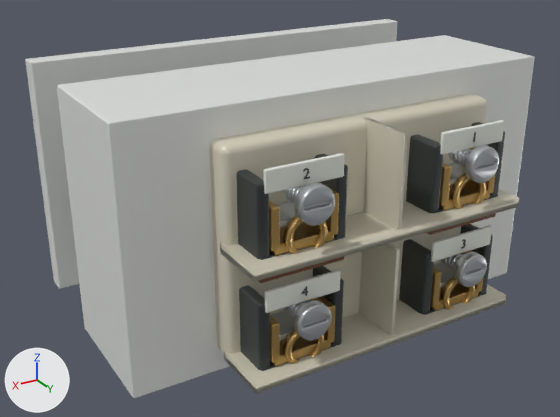
Renders of the glTF model lab/public/models/junction_default.glb from each side of a commit.
One viewpoint serves both versions: a 50 mm lens placed at (0.623, 0.972, 0.779), pointed at (0.029, -0.02, 0.283). Lighting does not change. The marker at lower left points along +X, +Y and +Z. The picture after the commit comes second. Where no turn or scale is listed for an object, it has been applied to the vertices. Vertices at exactly the same position are counted once.

Before the edit, the objects in view are built like this:
```python
ob_detail_terminal_clamp_4___detail_moulded_engineering_polymer = bpy.data.objects.new('detail:terminal-clamp:4 · Detail moulded engineering polymer', me_cube_029)
ob_detail_terminal_clamp_4___detail_moulded_engineering_polymer.parent = ob_detail_terminal_clamp_4
ob_detail_terminal_clamp_4___detail_moulded_engineering_polymer.location = (0.0, -0.025, -0.052)
ob_moulded_terminal_legend_pad = bpy.data.objects.new('Moulded terminal legend pad', me_cube_040)
ob_moulded_terminal_legend_pad.location = (-0.138, 0.223, 0.444)
ob_moulded_terminal_legend_pad_001 = bpy.data.objects.new('Moulded terminal legend pad.001', me_cube_041)
ob_moulded_terminal_legend_pad_001.location = (0.138, 0.223, 0.444)
ob_moulded_terminal_legend_pad_002 = bpy.data.objects.new('Moulded terminal legend pad.002', me_cube_042)
ob_moulded_terminal_legend_pad_002.location = (-0.138, 0.223, 0.28)
ob_moulded_terminal_legend_pad_003 = bpy.data.objects.new('Moulded terminal legend pad.003', me_cube_043)
ob_moulded_terminal_legend_pad_003.location = (0.138, 0.223, 0.28)
ob_part_terminals___original_5a609f27 = bpy.data.objects.new('part:terminals · Original 5a609f27', me_recipe_mesh_006)
ob_part_terminals___original_5a609f27.location = (0.0, 0.127, 0.319)
ob_terminal_1 = bpy.data.objects.new('terminal:1', None)
ob_terminal_1.parent = ob_part_terminals
ob_terminal_1.location = (-0.138, 0.362, -0.222)
ob_terminal_1.rotation_euler = (0.0, -3.142, 0.0)  # degrees (0, -180, 0)
ob_terminal_2 = bpy.data.objects.new('terminal:2', None)
ob_terminal_2.parent = ob_part_terminals
ob_terminal_2.location = (0.138, 0.362, -0.222)
ob_terminal_2.rotation_euler = (0.0, -3.142, 0.0)  # degrees (0, -180, 0)
ob_terminal_3 = bpy.data.objects.new('terminal:3', None)
ob_terminal_3.parent = ob_part_terminals
ob_terminal_3.location = (-0.138, 0.198, -0.222)
ob_terminal_3.rotation_euler = (0.0, -3.142, 0.0)  # degrees (0, -180, 0)
# also in view: 'detail:terminal-clamp:1 · Detail zinc plated fixing' at (-0.138, 0.205, 0.406); 'detail:terminal-clamp:3 · Detail machined brass' at (-0.138, 0.191, 0.206); 'node-2' at (0.0, 0.028, 0.323); 'detail:terminal-clamp:4 · Detail zinc plated fixing' at (0.138, 0.205, 0.242); 'detail:terminal-clamp:3 · Detail moulded engineering polymer' at (-0.138, 0.168, 0.221)
```
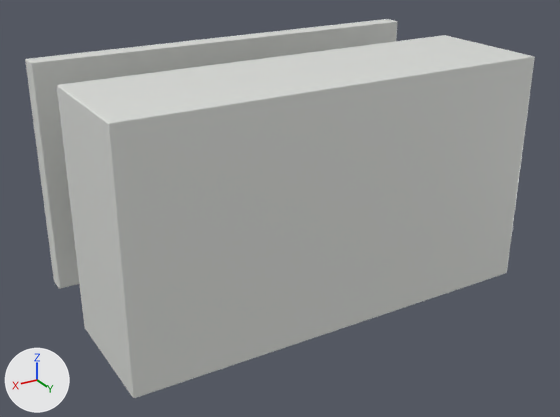
ob_terminal_1 is not drawn itself; it is the parent of ob_detail_terminal_clamp_1, ob_mark_1.
ob_terminal_2 is not drawn itself; it is the parent of ob_detail_terminal_clamp_2, ob_mark_2.
ob_terminal_3 is not drawn itself; it is the parent of ob_detail_terminal_clamp_3, ob_mark_3.
ob_terminal_4 is not drawn itself; it is the parent of ob_detail_terminal_clamp_4, ob_mark_4.

Where the newer file only moved an object's origin or applied its transform, the numbers keep the older frame.

The edits, one by one:
me_cube_040 is used by ob_moulded_terminal_legend_pad; location (-0.138, 0.223, 0.444).
me_cube_040 had 96 vertices, 188 faces and spanned x -0.0575..0.0575, y -0.003..0.003, z -0.0155..0.0155.
me_cube_040 now has 96 vertices, 188 faces and spans x -0.0725..0.0725, y -0.3444..-0.3384, z -0.019..0.019.
me_cube_040 part 1: 96 of 96 vertices moved; they spanned x -0.0575..0.0575, y -0.003..0.003, z -0.0155..0.0155 and now span x -0.0725..0.0725, y -0.3444..-0.3384, z -0.019..0.019; mean shift (0.0, -0.3414, 0.0).
me_cube_041 is used by ob_moulded_terminal_legend_pad_001; location (0.138, 0.223, 0.444).
me_cube_041 had 96 vertices, 188 faces and spanned x -0.0575..0.0575, y -0.003..0.003, z -0.0155..0.0155.
me_cube_041 now has 96 vertices, 188 faces and spans x -0.0725..0.0725, y -0.3444..-0.3384, z -0.019..0.019.
me_cube_041 part 2: 96 of 96 vertices moved; they spanned x -0.0575..0.0575, y -0.003..0.003, z -0.0155..0.0155 and now span x -0.0725..0.0725, y -0.3444..-0.3384, z -0.019..0.019; mean shift (0.0, -0.3414, 0.0).
me_cube_042 is used by ob_moulded_terminal_legend_pad_002; location (-0.138, 0.223, 0.28).
me_cube_042 had 96 vertices, 188 faces and spanned x -0.0575..0.0575, y -0.003..0.003, z -0.0155..0.0155.
me_cube_042 now has 96 vertices, 188 faces and spans x -0.0725..0.0725, y -0.3444..-0.3384, z -0.019..0.019.
me_cube_042 part 3: 96 of 96 vertices moved; they spanned x -0.0575..0.0575, y -0.003..0.003, z -0.0155..0.0155 and now span x -0.0725..0.0725, y -0.3444..-0.3384, z -0.019..0.019; mean shift (0.0, -0.3414, 0.0).
me_cube_043 is used by ob_moulded_terminal_legend_pad_003; location (0.138, 0.223, 0.28).
me_cube_043 had 96 vertices, 188 faces and spanned x -0.0575..0.0575, y -0.003..0.003, z -0.0155..0.0155.
me_cube_043 now has 96 vertices, 188 faces and spans x -0.0725..0.0725, y -0.3444..-0.3384, z -0.019..0.019.
me_cube_043 part 4: 96 of 96 vertices moved; they spanned x -0.0575..0.0575, y -0.003..0.003, z -0.0155..0.0155 and now span x -0.0725..0.0725, y -0.3444..-0.3384, z -0.019..0.019; mean shift (0.0, -0.3414, 0.0).
Object 'part:terminals · Original 5a609f27' (ob_part_terminals___original_5a609f27) is deleted.
Object 'terminal:1' (ob_terminal_1) turns from (0, -180, 0) to (0, 0, 0) degrees about x, y and z.
Object 'terminal:1' (ob_terminal_1) moves from (-0.138, 0.362, -0.222) to (-0.138, 0.362, 0.118).
Object 'terminal:2' (ob_terminal_2) turns from (0, -180, 0) to (0, 0, 0) degrees about x, y and z.
Object 'terminal:2' (ob_terminal_2) moves from (0.138, 0.362, -0.222) to (0.138, 0.362, 0.118).
Object 'terminal:3' (ob_terminal_3) turns from (0, -180, 0) to (0, 0, 0) degrees about x, y and z.
Object 'terminal:3' (ob_terminal_3) moves from (-0.138, 0.198, -0.222) to (-0.138, 0.198, 0.118).
Object 'terminal:4' (ob_terminal_4) turns from (0, -180, 0) to (0, 0, 0) degrees about x, y and z.
Object 'terminal:4' (ob_terminal_4) moves from (0.138, 0.198, -0.222) to (0.138, 0.198, 0.118).

Boxes [x1, y1, x2, y2] around the edits, measured in the pictures (560 x 417 px):
'part:terminals · Original 5a609f27', deleted (pale yellow): before [210, 94, 519, 394]
'detail:terminal-clamp:2 · Detail moulded engineering polymer', moved, turned (not visible afterwards): before [236, 154, 348, 260]
'detail:terminal-clamp:4 · Detail moulded engineering polymer', moved, turned (not visible afterwards): before [239, 266, 344, 371]
'detail:terminal-clamp:1 · Detail moulded engineering polymer', moved, turned (not visible afterwards): before [406, 122, 505, 214]
'detail:terminal-clamp:3 · Detail moulded engineering polymer', moved, turned (not visible afterwards): before [399, 224, 493, 315]
'detail:terminal-clamp:2 · Detail machined brass', moved, turned (not visible afterwards): before [269, 182, 339, 256]
'Moulded terminal legend pad.001', reshaped (not visible afterwards): before [264, 153, 345, 194]
'detail:terminal-clamp:2 · Detail zinc plated fixing', moved, turned (not visible afterwards): before [275, 182, 335, 228]
'detail:terminal-clamp:4 · Detail machined brass', moved, turned (not visible afterwards): before [270, 296, 335, 366]
'detail:terminal-clamp:4 · Detail zinc plated fixing', moved, turned (not visible afterwards): before [270, 300, 332, 341]
'Moulded terminal legend pad.003', reshaped (not visible afterwards): before [265, 270, 341, 313]
'detail:terminal-clamp:1 · Detail machined brass', moved, turned (not visible afterwards): before [439, 147, 495, 210]
'detail:terminal-clamp:1 · Detail zinc plated fixing', moved, turned (not visible afterwards): before [446, 145, 499, 185]
'Moulded terminal legend pad', reshaped (not visible afterwards): before [440, 120, 504, 155]
'detail:terminal-clamp:3 · Detail zinc plated fixing', moved, turned (not visible afterwards): before [434, 252, 487, 288]
'detail:terminal-clamp:3 · Detail machined brass', moved, turned (not visible afterwards): before [430, 250, 485, 311]
'Moulded terminal legend pad.002', reshaped (not visible afterwards): before [431, 225, 492, 262]
'Moulded conductor identification.001', moved, turned (not visible afterwards): before [258, 256, 344, 283]
'Moulded conductor identification', moved, turned (not visible afterwards): before [427, 213, 496, 235]
'mark:2', moved, turned (not visible afterwards): before [304, 168, 310, 179]
'mark:3', moved, turned (not visible afterwards): before [461, 239, 466, 249]
